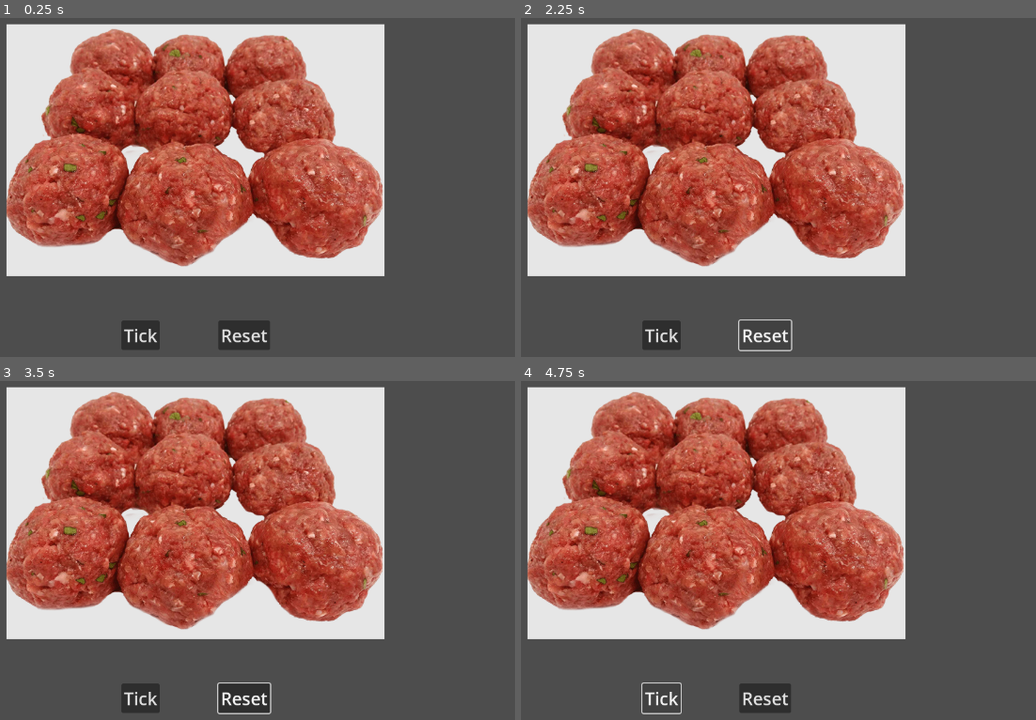
Above: before the commit, frames 1-4 (two rows, left to right).
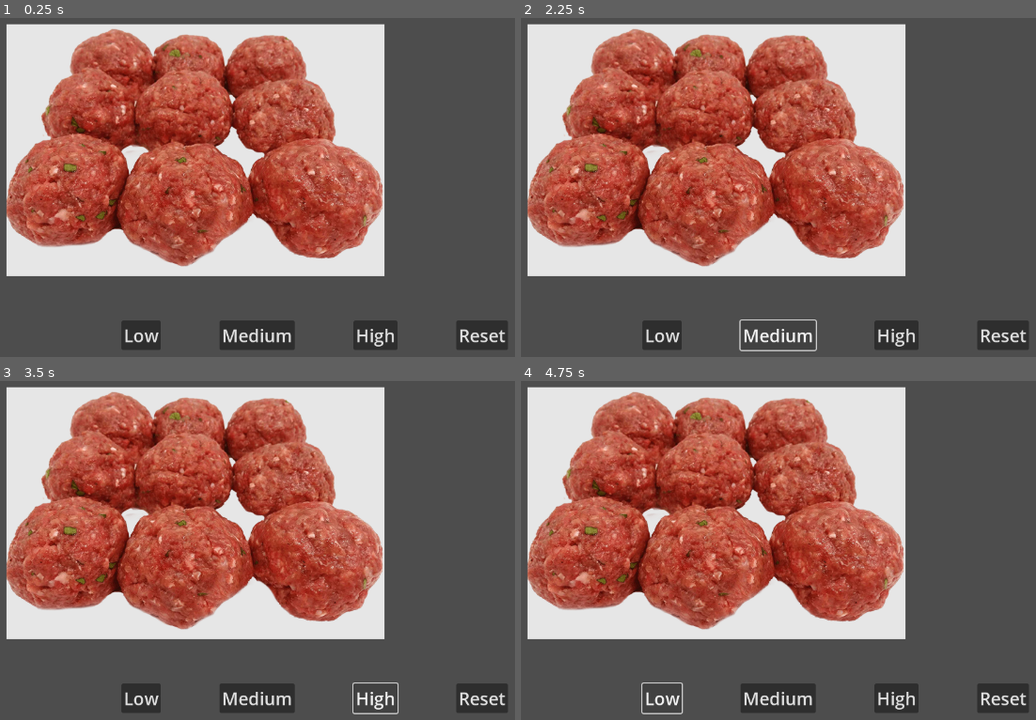
Above: after the commit, the same moments.

Repository: SpntKbrg/microwave-game
Game: Godot game, scene res://scenes/mockup/TestItemModel.tscn
The game is run twice, just before and just after one commit, with the same random seed, the same clock (stepped at 60 frames per second) and the same inputs. This scene is started directly instead of the project's main scene.
Inputs (mouse positions are in pixels of both pictures, inside the frame that each line leads up to):
- Up to frame 1 (0.25 s): no input
- Up to frame 2 (2.25 s): click (660, 336) at 0.5 s, where only the run before the commit has a clickable "Tick"; click (660, 336) at 1.25 s, where only the run after the commit has a clickable "Low"; click (778, 336) at 2 s, where only the run after the commit has a clickable "Medium"
- Up to frame 3 (3.5 s): click (375, 699) at 2.75 s, where only the run after the commit has a clickable "High"
- Up to frame 4 (4.75 s): click (660, 699) at 3.5 s, where only the run before the commit has a clickable "Tick"; click (660, 699) at 4.25 s, where only the run after the commit has a clickable "Low"

The runs differ from the first frame. In frame 1, 2.2% of the frame differs, in the area x 24-99%, y 89-98%; in frame 2, 2.1%; in frame 3, 1.9%; in frame 4, 2.3%, in the area x 24-99%, y 88-99%.
Error before the commit: Invalid access to property or key 'on_wave_completed' on a base object of type 'Node2D (ItemModel)'. (res://scripts/mockup/test_item_model.gd:12)

Commit message:
make tick can send duration in WaveMethod to calculate item wave progression

Diff:
--- a/resources/meatball.tres
+++ b/resources/meatball.tres
@@ -7,7 +7,7 @@
 [resource]
 script = ExtResource("3_px1w3")
 heat_timer = 5
-temperature = 2
+temperature = 3
 raw_sprite = ExtResource("2_xtbc1")
 cooked_sprite = ExtResource("1_404lj")
 metadata/_custom_type_script = "uid://dx08f51xs1ebc"
--- a/scenes/mockup/TestItemModel.tscn
+++ b/scenes/mockup/TestItemModel.tscn
@@ -26,10 +26,20 @@
 offset_bottom = 700.0
 theme_override_constants/separation = 100
 
-[node name="Tick" type="Button" parent="CanvasLayer/Control/HBoxContainer"]
+[node name="low_tick" type="Button" parent="CanvasLayer/Control/HBoxContainer"]
 layout_mode = 2
 theme_override_font_sizes/font_size = 30
-text = "Tick"
+text = "Low"
+
+[node name="medium_tick" type="Button" parent="CanvasLayer/Control/HBoxContainer"]
+layout_mode = 2
+theme_override_font_sizes/font_size = 30
+text = "Medium"
+
+[node name="high_tick" type="Button" parent="CanvasLayer/Control/HBoxContainer"]
+layout_mode = 2
+theme_override_font_sizes/font_size = 30
+text = "High"
 
 [node name="Reset" type="Button" parent="CanvasLayer/Control/HBoxContainer"]
 layout_mode = 2
--- a/scripts/consts/microwave_method.gd
+++ b/scripts/consts/microwave_method.gd
@@ -3,4 +3,5 @@
 class_name MicrowaveMethod
 
 var temperature: UtilType.WaveTemperature;
+var duration: int;
 # more in future...
--- a/scripts/consts/type.gd
+++ b/scripts/consts/type.gd
@@ -3,4 +3,4 @@
 class_name UtilType
 
 enum ItemType { FOOD, FOOD_BOX }
-enum WaveTemperature { LOW, MEDIUM, HIGH }
+enum WaveTemperature { LOW = 1, MEDIUM = 2, HIGH = 3 } # low - 1, medium - 2, high - 3
--- a/scripts/game/item_model.gd
+++ b/scripts/game/item_model.gd
@@ -3,7 +3,7 @@
 class_name ItemModel;
 
 @export var data: ItemData;
-@export var timer: int;
+@export var progress: int;
 var sprite: Sprite2D;
 
 func _ready() -> void:
@@ -11,19 +11,22 @@
 
 func set_data(d: ItemData):
 	data = d;
-	timer = d.heat_timer;
+	progress = d.heat_timer * d.temperature;
+	print("item hp: ", progress)
 	sprite.texture = d.raw_sprite;
 
 func tick(method: MicrowaveMethod):
 	if data == null: return;
-	if data.temperature != method.temperature: return;
-	timer -= 1;
-	if (timer <= 0):
+	var progress_elapse: int = method.temperature;
+	if method.duration != 0:
+		progress_elapse = method.temperature * method.duration;
+	progress -= progress_elapse;
+	if (progress <= 0):
 		sprite.texture = data.cooked_sprite;
 		# TODO use model instead
 
 func reset():
 	if data == null: return;
-	timer = data.heat_timer;
+	progress = data.heat_timer;
 	sprite.texture = data.raw_sprite;
 	# TODO use model instead
--- a/scripts/mockup/test_item_model.gd
+++ b/scripts/mockup/test_item_model.gd
@@ -1,7 +1,9 @@
 extends Node2D
 
 @onready var item: ItemModel = $ItemModel;
-@onready var tick_button: Button = $CanvasLayer/Control/HBoxContainer/Tick;
+@onready var low_button: Button = $CanvasLayer/Control/HBoxContainer/low_tick;
+@onready var medium_button: Button = $CanvasLayer/Control/HBoxContainer/medium_tick;
+@onready var high_button: Button = $CanvasLayer/Control/HBoxContainer/high_tick;
 @onready var reset_button: Button = $CanvasLayer/Control/HBoxContainer/Reset;
 
 func _ready() -> void:
@@ -9,6 +11,13 @@
 	item.set_data(data);
 	var screen_size = get_viewport().size
 	item.position = Vector2(screen_size.x / 2, screen_size.y / 2);
-	item.on_wave_completed.connect(func (): print("wave completed"));
-	# tick_button.pressed.connect(func (): item.tick(UtilType.WaveTemperature.HIGH)); # FIXME
+	var low_method = MicrowaveMethod.new();
+	low_method.temperature = UtilType.WaveTemperature.LOW;
+	low_button.pressed.connect(func (): item.tick(low_method));
+	var medium_method = MicrowaveMethod.new();
+	medium_method.temperature = UtilType.WaveTemperature.MEDIUM;
+	medium_button.pressed.connect(func (): item.tick(medium_method));
+	var high_method = MicrowaveMethod.new();
+	high_method.temperature = UtilType.WaveTemperature.HIGH;
+	high_button.pressed.connect(func (): item.tick(high_method));
 	reset_button.pressed.connect(func (): item.reset());
